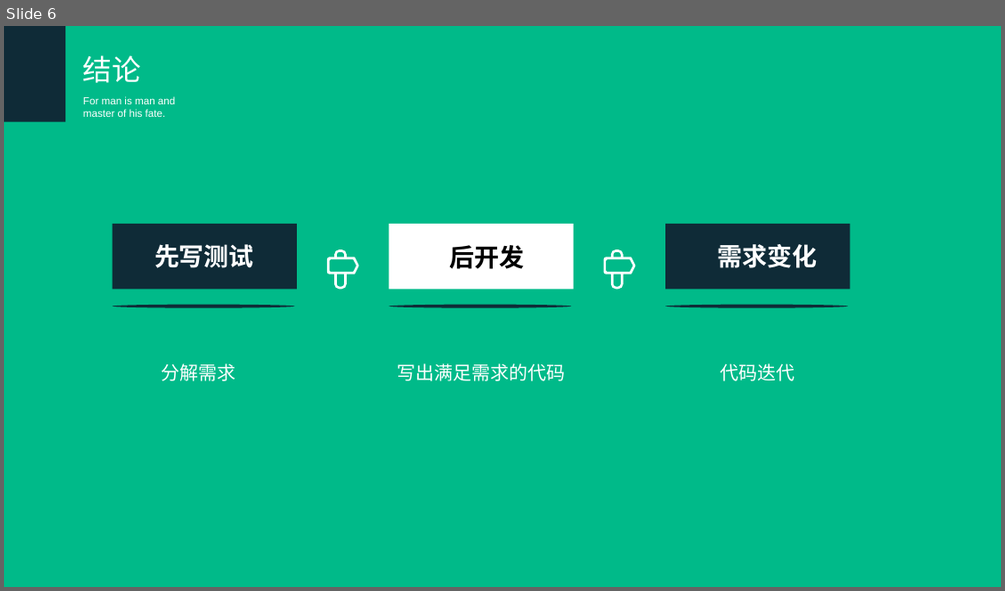
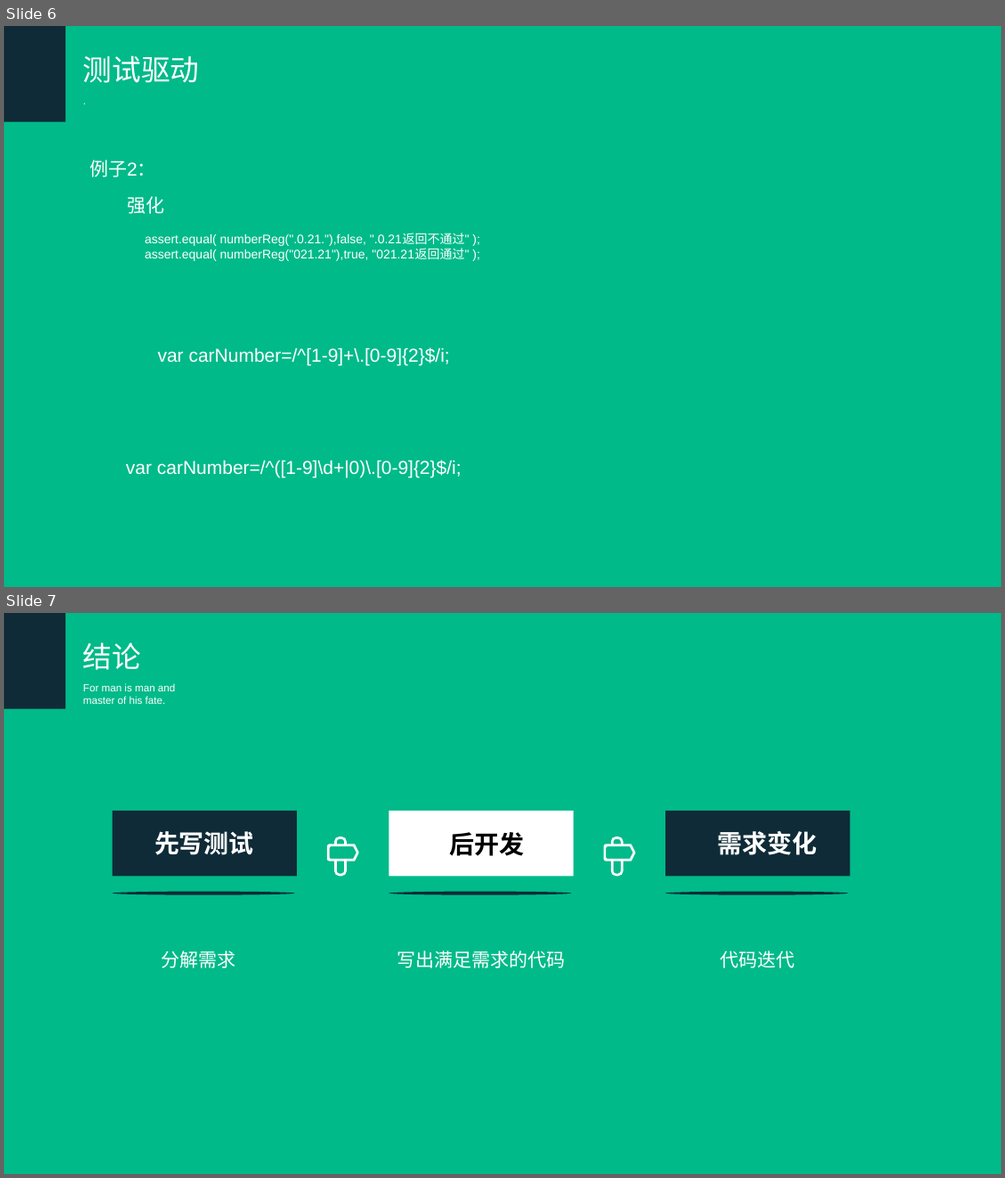
Before and after one commit to hanangjie/play, a slide deck: share/TDT/测试驱动开发.ppt. Shown one above the other, each under a label of ours: slide 6 before the commit, slides 6 and 7 after it. The pictures are 1005x591 and 1005x1178 pixels, drawn with LibreOffice and Linux fonts; fonts in the diff are those of the drawing. Boxes give left, top, right and bottom in pixels: in the first picture for what was removed or moved away, otherwise in the second. Text is boxed around its words. In the diff, an @@ line names an element or a change of style, - is before the commit and + after.

```diff
--- a/share/TDT/测试驱动开发.ppt
+++ b/share/TDT/测试驱动开发.ppt
@@ slide 6 added at [4,26,1001,587], background #00BA89 @@
@@ rectangle added at [4,26,66,121], fill #0F2B37 @@
@@ text added at [83,55,200,83], 28 pt, text #FFFFFF @@
+测试驱动
@@ text added at [76,90,204,111], 10 pt, text #FFFFFF @@
+.
@@ text added at [89,160,156,177], 18 pt, text #FFFFFF @@
+例子2：
@@ text added at [127,196,469,261], 12 pt, text #FFFFFF @@
+强化
+  assert.equal( numberReg(".0.21."),false, ".0.21返回不通过" );
+  assert.equal( numberReg("021.21"),true, "021.21返回通过" );
@@ text added at [158,347,450,365], 18 pt, text #FFFFFF @@
+var carNumber=/^[1-9]+\.[0-9]{2}$/i;
@@ text added at [126,459,461,477], 18 pt, text #FFFFFF @@
+var carNumber=/^([1-9]\d+|0)\.[0-9]{2}$/i;
@@ what was slide 6 is now slide 7 @@
```
Also in this commit, not shown: 3 slides changed, 1 other slide added, 1 other file.
